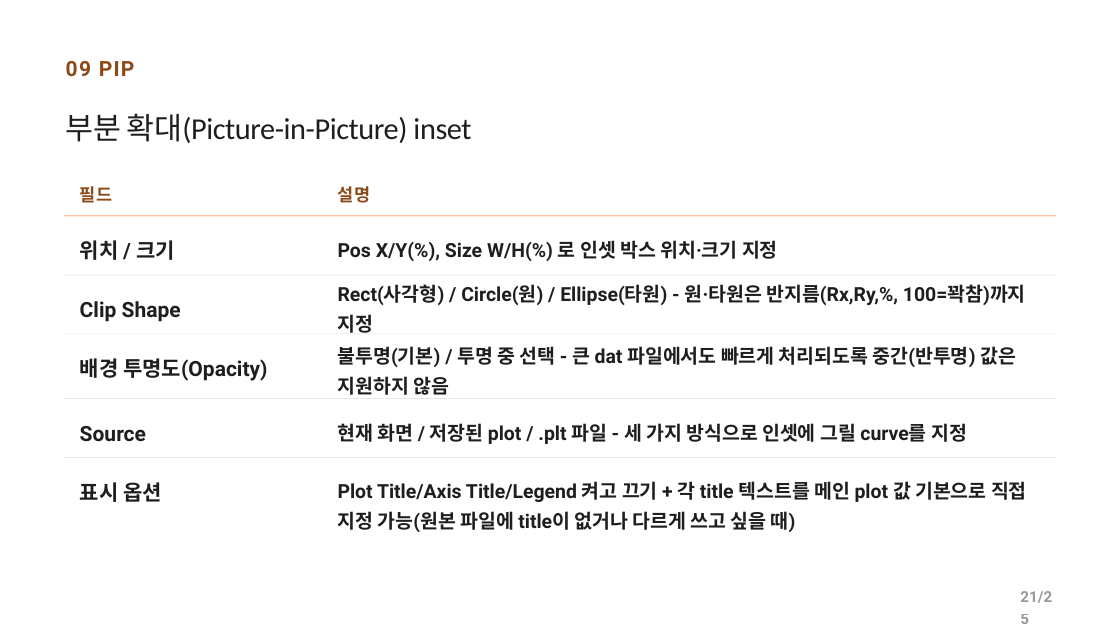
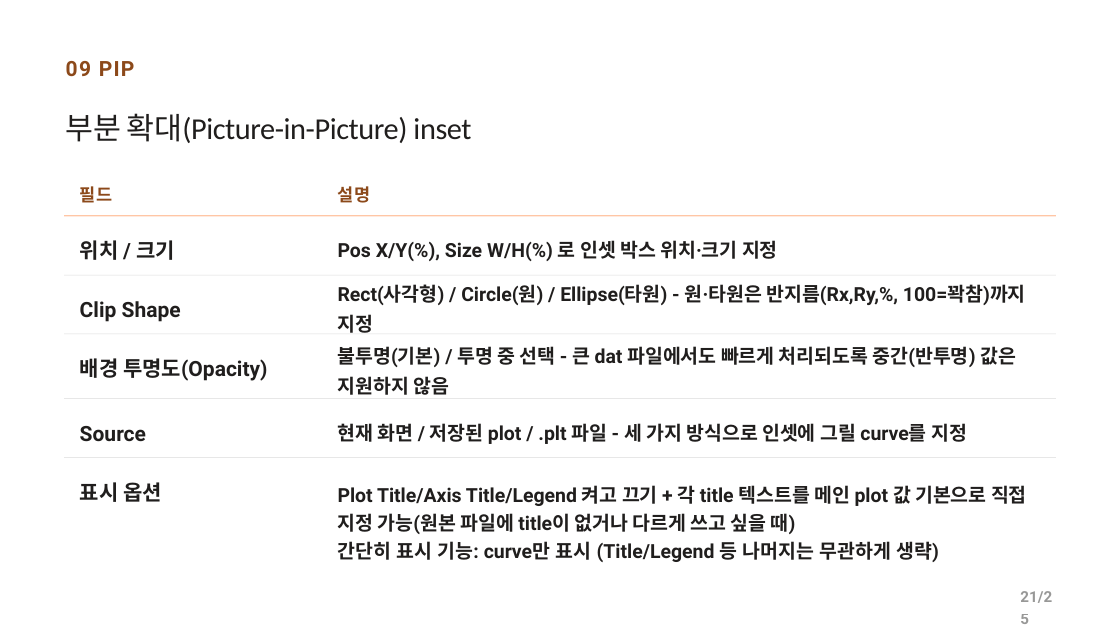
Before and after one commit to CWKIM113/CathPlot_Pub, a slide deck: slide 21 of CathPlot_발표.pptx. Drawn at 1120x630 pixels with LibreOffice and Linux fonts; fonts in the diff are those of the drawing. Boxes give left, top, right and bottom in pixels: in the first picture for what was removed or moved away, otherwise in the second. Text is boxed around its words. In the diff, an @@ line names an element or a change of style, - is before the commit and + after.

```diff
--- a/CathPlot_발표.pptx
+++ b/CathPlot_발표.pptx
@@ text at <box>338,485,1027,534</box>: line spacing 1.3 to 1.2 @@
@@ text at <box>338,541,939,562</box>: paragraph added @@
+간단히 표시 기능: curve만 표시 (Title/Legend 등 나머지는 무관하게 생략)
```
Also in this commit, not shown: 7 other slides changed, 2 other files.
